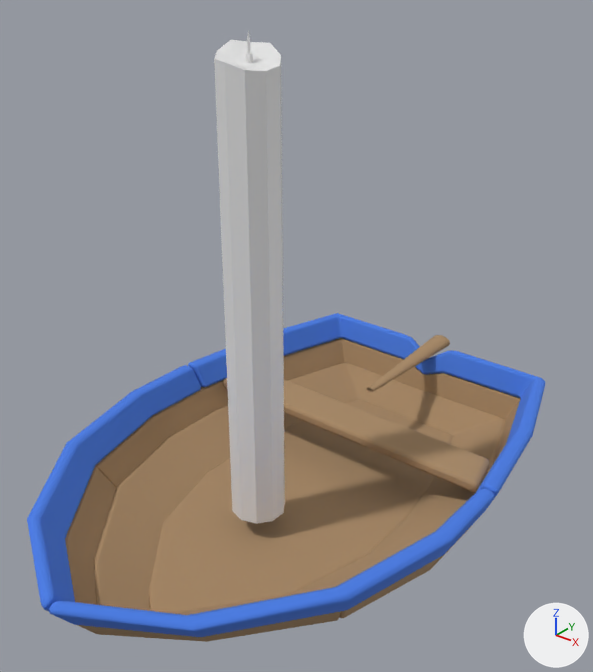
The Blender file Assets/Resources/Models/FunnyBoatLys 1.blend, before and after one commit.
Before and after are seen from a 50 mm lens placed at (5.21, -6.35, 5.7), pointed at (0.27, -0.16, 1.86). Lighting does not change. The marker at lower right points along +X, +Y and +Z.
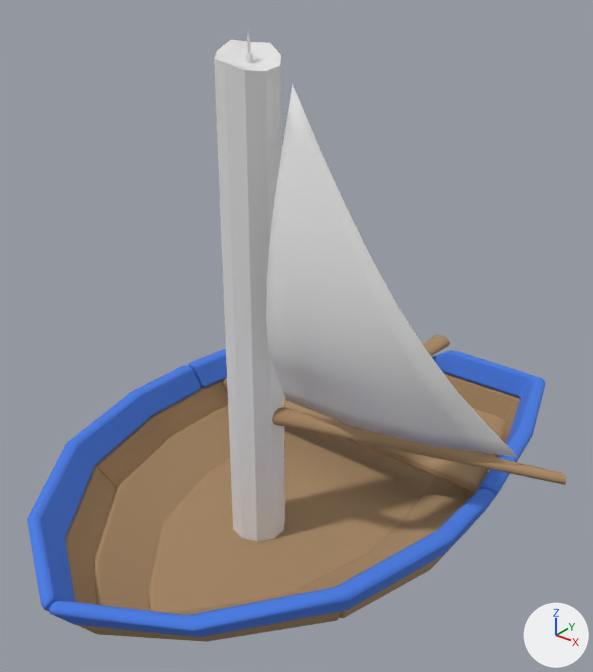
Commit message: Boats fixed

Changed parts and their boxes (x1, y1, x2, y2) in the pictures (593 x 672 px; the box of a moved part takes in the faces that stretch with it):
'Plane.004', added: after (266, 84, 518, 457)
'Candle', reshaped: before (214, 30, 285, 524); after (214, 30, 285, 542)
'Vert', added (brown): after (272, 407, 566, 485)
part 1 of me_cylinder_002, moved or reshaped: before (232, 132, 285, 524); after (232, 132, 285, 542)
'Plane.007', unchanged, covered by the edit: before (223, 378, 490, 492); after (223, 378, 489, 492)

The change, as a diff of the scene's bpy script:
```diff
--- a/Assets/Resources/Models/FunnyBoatLys 1.blend.py
+++ b/Assets/Resources/Models/FunnyBoatLys 1.blend.py
@@ mat_accent_002 @@
+mat_accent_002 = principled_material('Accent.002')
+mat_accent_002.base_color = (0.8, 0.8, 0.8)  # white #e7e7e7
+mat_accent_002.roughness = 1.0
@@ me_cylinder_002 @@
 me_cylinder_002.from_pydata(...)  # 158 vertices, 125 faces; spans x -0.16..0.12, y -0.13..0.16, z -0.15..2.27
 # used by ob_candle; location = (0.0, -0.527, 0.0); scale = (2.18, 2.18, 2.18)
+# me_cylinder_002 part 1: all 10 vertices in x -0.16..0.12, y -0.13..0.16, z -0.15 are moved by (0.0, 0.0, -0.12)
@@ me_plane_012 @@
+me_plane_012.from_pydata(...)  # 33 vertices, 22 faces; spans x -0.06..0.5, y 0.12..2.58, z 1.37..5.62
+me_plane_012.polygons.foreach_set('use_smooth', [True] * 22)
+me_plane_012.materials.append(mat_accent_002)  # white #e7e7e7
@@ cu_vert_002 @@
+cu_vert_002 = bpy.data.curves.new('Vert.002', 'CURVE')
+cu_vert_002.dimensions = '3D'
+_sp = cu_vert_002.splines.new('POLY'); _sp.points.add(1)
+_sp.points.foreach_set('co', [0.0, 0.0, 1.234, 0.0, 0.0, 1.861, 1.234, 0.0])
+_sp.points.foreach_set('radius', [0.858, 0.434])
+_sp.order_v = 0
+_sp.resolution_v = 0
+_sp.use_endpoint_u = True
+_sp = cu_vert_002.splines.new('POLY'); _sp.points.add(1)
+_sp.points.foreach_set('co', [0.0, 0.0, -0.274, 0.0, 0.0, 0.0, 4.454, 0.0])
+_sp.points.foreach_set('radius', [1.0, 0.329])
+_sp.order_v = 0
+_sp.resolution_v = 0
+_sp.use_endpoint_u = True
+cu_vert_002.materials.append(mat_wood)  # brown #ab8c68
+cu_vert_002.bevel_resolution = 2
+cu_vert_002.bevel_depth = 0.109
+cu_vert_002.fill_mode = 'FULL'
@@ ob_plane_004 @@
+ob_plane_004 = bpy.data.objects.new('Plane.004', me_plane_012)
+ob_plane_004.parent = ob_vert
+ob_plane_004.matrix_parent_inverse = Matrix(((0.23, -0.808, 0.0, -0.442), (0.481, 0.387, 0.0, 0.212), (0.0, 0.0, 0.896, 0.322), (0.0, 0.0, 0.0, 1.0)))
+ob_plane_004.location = (0.22, -0.469, 0.175)
+ob_plane_004.rotation_euler = (-0.0175, 0.00429, -1.33)  # degrees (-1, 0.2, -76)
+ob_plane_004.scale = (1.0, 1.0, 0.771)
+_m = ob_plane_004.modifiers.new('Subdivision', 'SUBSURF')
+_m.subdivision_type = 'SIMPLE'
+_m.render_levels = 1
+_m = ob_plane_004.modifiers.new('Solidify', 'SOLIDIFY')
+_m.thickness = 0.005
@@ ob_vert @@
+ob_vert = bpy.data.objects.new('Vert', cu_vert_002)
+ob_vert.parent = ob_boat
+ob_vert.location = (0.0, -1.235, 0.0)
+ob_vert.rotation_euler = (0.0, 0.0, -1.124)  # degrees (0, 0, -64)
```
